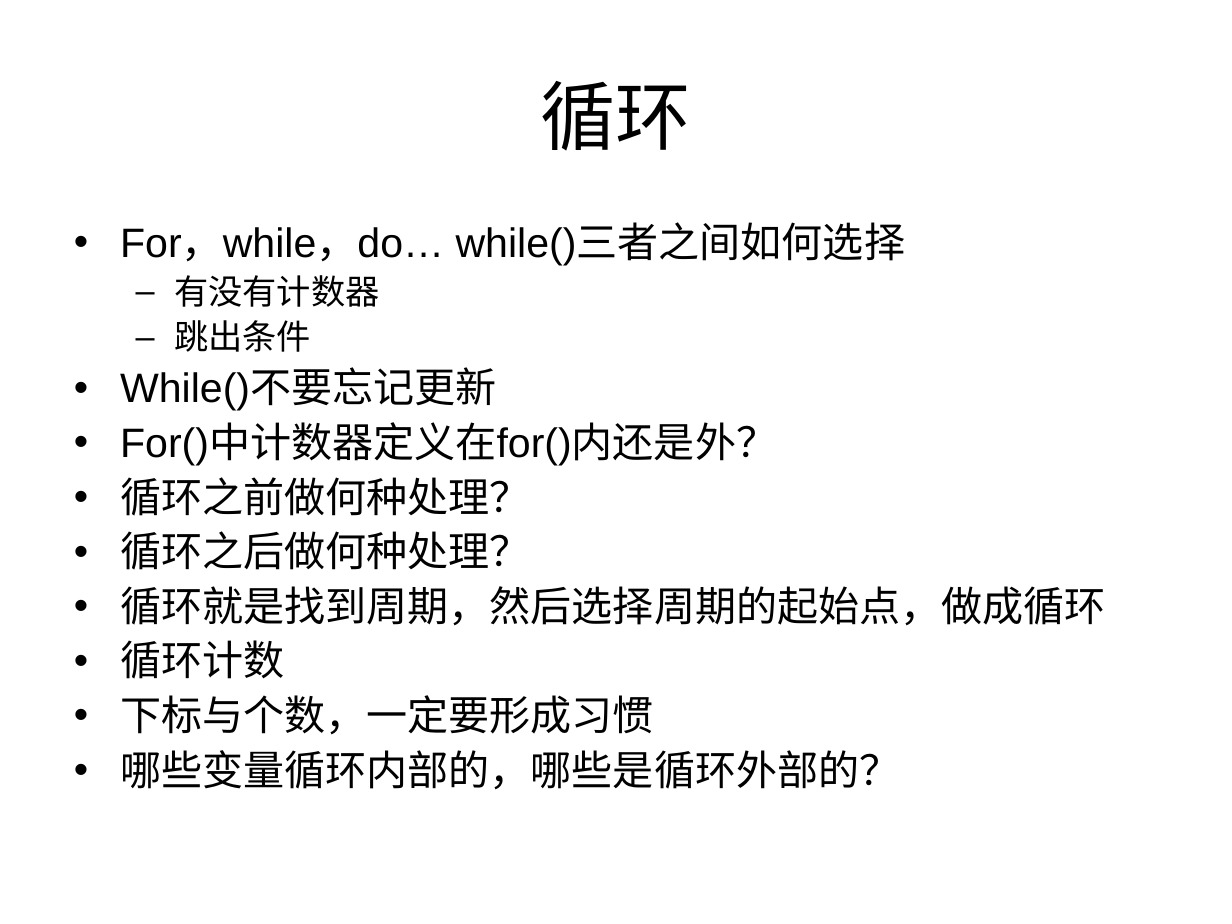
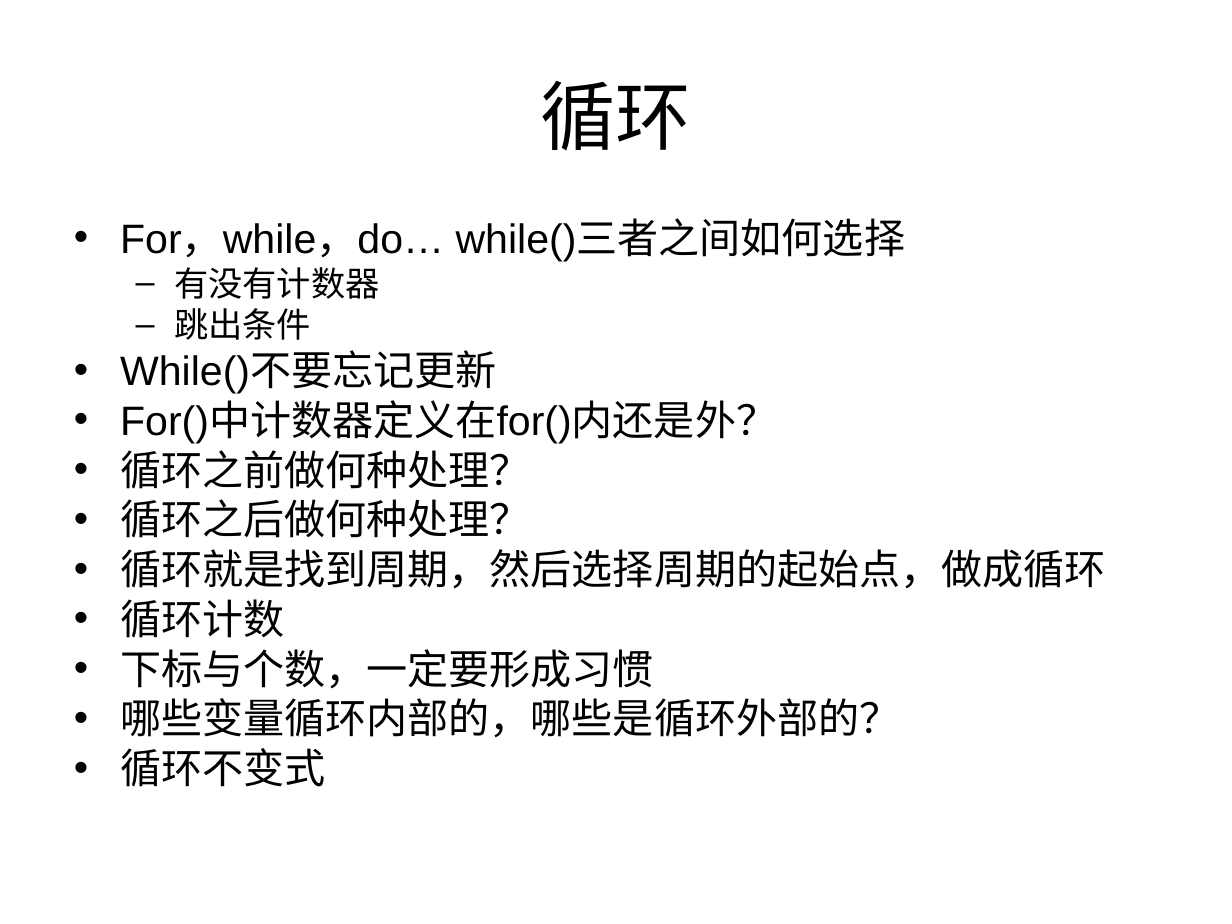
Before and after one commit to houjingbiao/leetcode, a slide deck: slide 11 of solutions/conclusion.ppt. Drawn at 1232x924 pixels with LibreOffice and Linux fonts; fonts in the diff are those of the drawing. Boxes give left, top, right and bottom in pixels: in the first picture for what was removed or moved away, otherwise in the second. Text is boxed around its words. In the diff, an @@ line names an element or a change of style, - is before the commit and + after.

```diff
--- a/solutions/conclusion.ppt
+++ b/solutions/conclusion.ppt
@@ text at [120,220,1106,738]: line spacing 0.9 to 0.8 @@
@@ text at [120,748,325,787]: paragraph added @@
+• 循环不变式
```
Also in this commit, not shown: 1 slide added, 2 slides removed.
